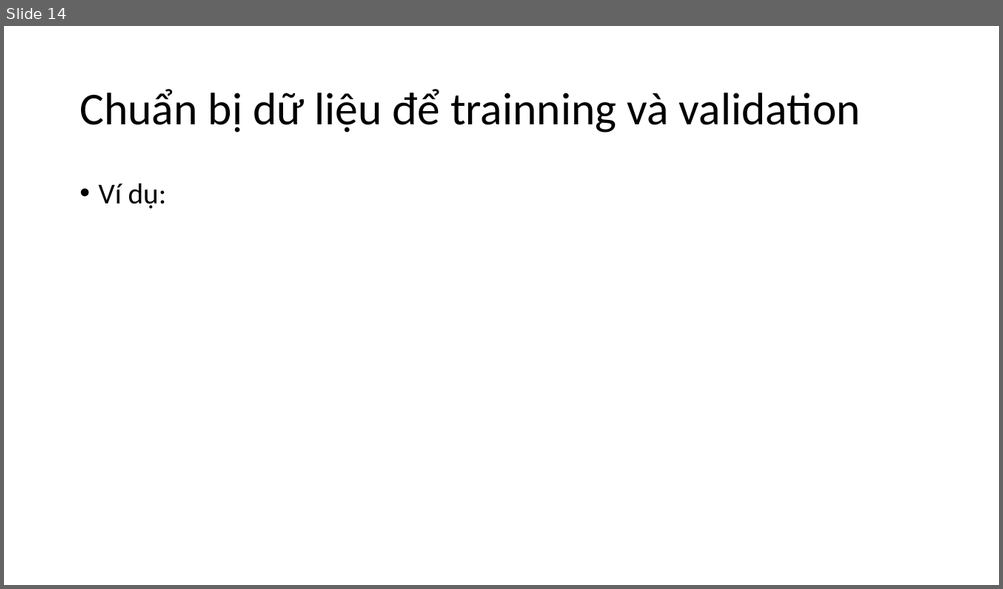
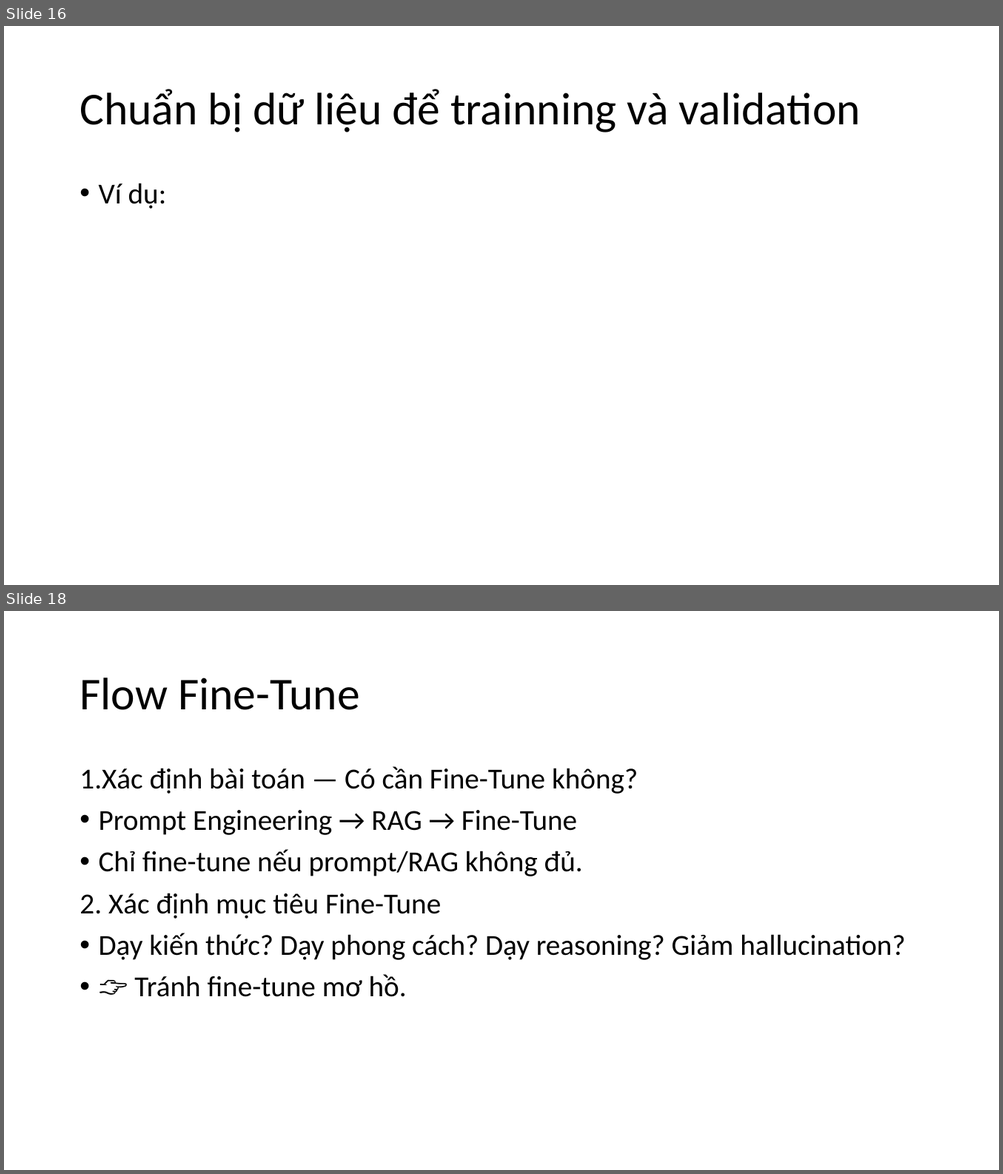
Before and after one commit to longdd90jp/sample-ai, a slide deck: fine-tune-pc/AI-Fine_Tune.pptx. Shown one above the other, each under a label of ours: slide 14 before the commit, slides 16 and 18 after it; the slides between them are not shown. The pictures are 1003x589 and 1003x1174 pixels, drawn with LibreOffice and Linux fonts; fonts in the diff are those of the drawing. Boxes give left, top, right and bottom in pixels: in the first picture for what was removed or moved away, otherwise in the second. Text is boxed around its words. In the diff, an @@ line names an element or a change of style, - is before the commit and + after.

```diff
--- a/fine-tune-pc/AI-Fine_Tune.pptx
+++ b/fine-tune-pc/AI-Fine_Tune.pptx
@@ slide 18 added at <box>4,611,999,1170</box>, background #FFFFFF @@
@@ title added at <box>79,678,360,710</box>, 44 pt, text #000000 @@
+Flow Fine-Tune
@@ text added at <box>79,766,905,997</box>, 28 pt, text #000000 @@
+1.Xác định bài toán — Có cần Fine-Tune không?
+• Prompt Engineering → RAG → Fine-Tune
+• Chỉ fine-tune nếu prompt/RAG không đủ.
+2. Xác định mục tiêu Fine-Tune
+• Dạy kiến thức? Dạy phong cách? Dạy reasoning? Giảm hallucination?
+• 👉 Tránh fine-tune mơ hồ.
@@ what was slide 14 is now slide 16 @@
```
Also in this commit, not shown: 1 slide changed, 7 other slides added.
